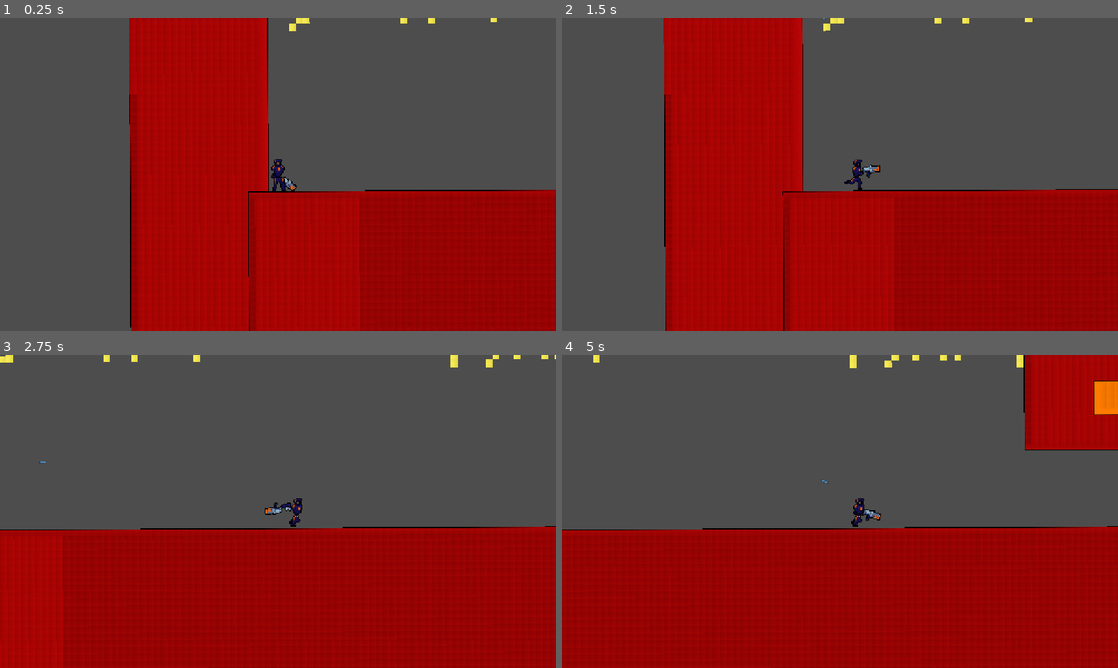
Above: before the commit, frames 1-4 (two rows, left to right).
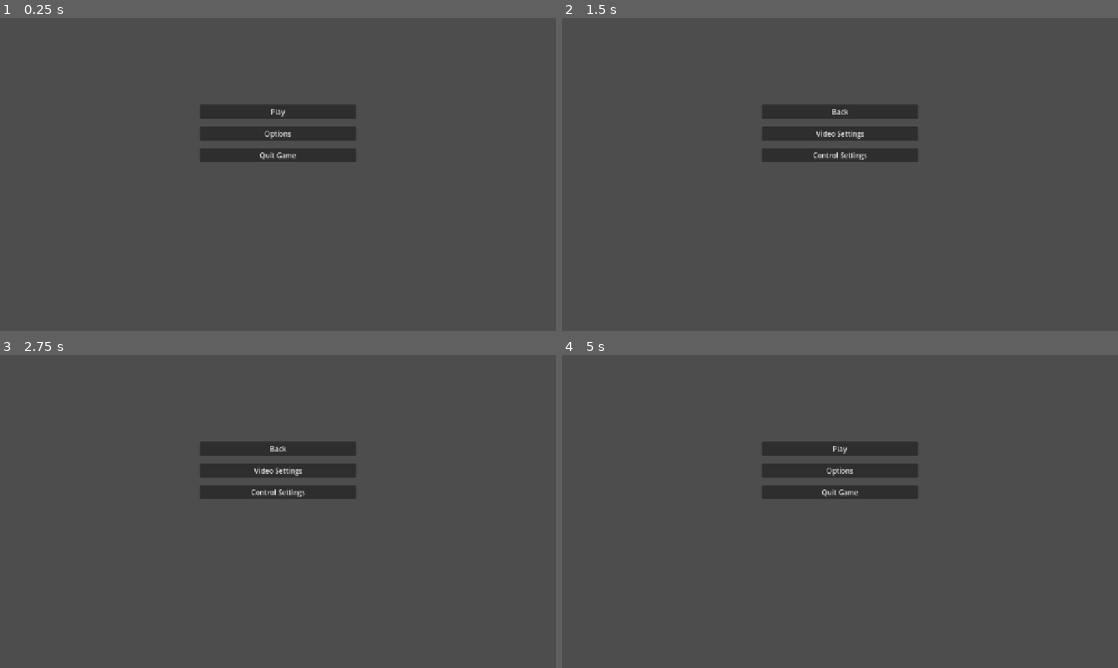
Above: after the commit, the same moments.

Repository: Shynkos/Senior-Design-Project
Game: Godot game, scene res://scenes/Components/start_menu.tscn
Same seed, same stepped clock (60 frames per second), same inputs: the game is played once before the commit and once after it. Before the commit the project starts from res://scenes/Levels/RoomOneTester.tscn. The engine's default icon, where the game draws it, is replaced by a stand-in: a white triangle on a blue panel in a dark square.
Inputs (mouse positions are in pixels of both pictures, inside the frame that each line leads up to):
- Up to frame 1 (0.25 s): no input
- Up to frame 2 (1.5 s): click (840, 133) at 0.5 s, where only the run after the commit has a clickable "Options"; tap Enter at 1.25 s; move the mouse to (962, 158) at 1.27 s; hold D (Move right) from 1.28 s (still down); hold E (Interact) from 1.28 s (still down)
- Up to frame 3 (2.75 s): keep holding D (Move right); tap Space (Jump) at 1.52, 2.27 s; move the mouse to (166, 527) at 2.02 s; release E (Interact) at 2.03 s; click (166, 527) at 2.1 s; tap E (Interact) at 2.3 s
- Up to frame 4 (5 s): move the mouse to (895, 442) at 2.77 s; release D (Move right) at 2.78 s; hold A (Move left) 2.78-3.53 s; hold E (Interact) 2.78-3.53 s; move the mouse to (812, 574) at 3.52 s; hold D (Move right) from 3.53 s (still down); tap E (Interact) at 3.6 s; tap Space (Jump) at 3.77, 4.52 s; move the mouse to (1006, 558) at 4.27 s; hold E (Interact) from 4.28 s (still down); click (1006, 558) at 4.35 s; tap Escape (Pause) at 4.9 s

The runs differ from the first frame. In frame 1, 50% of the frame differs, in the area x 23-100%, y 0-100%; in frame 2, 53%; in frame 3, 49%; in frame 4, 54%, in the area x 0-100%, y 0-100%.
Error before the commit: Invalid access to property or key 'visible' on a base object of type 'null instance'. (res://scenes/Characters/player.gd:19)

Commit message:
Added main menu and functionality, polished the video settings menu

Diff:
--- a/project.godot
+++ b/project.godot
@@ -11,7 +11,7 @@
 [application]
 
 config/name="Metanarratroid"
-run/main_scene="uid://bx61wpuisvudv"
+run/main_scene="uid://dm5yxnc7t8pg8"
 config/features=PackedStringArray("4.5", "Forward Plus")
 config/icon="res://textures/icon.svg"
 
--- a/scenes/Characters/player.gd
+++ b/scenes/Characters/player.gd
@@ -67,10 +67,8 @@
 	$OptionsMenu.visible = visible
 
 
-
 func _on_options_menu_back():
 	$PauseMenu.visible = visible
-
 
 
 func _on_options_menu_controls():
--- a/scenes/Characters/player.tscn
+++ b/scenes/Characters/player.tscn
@@ -1,12 +1,12 @@
 [gd_scene load_steps=26 format=3 uid="uid://cesp8xbn0fvnx"]
 
 [ext_resource type="Script" uid="uid://cujmkd7d5hao1" path="res://scenes/Characters/player.gd" id="1_g2els"]
-[ext_resource type="Texture2D" uid="uid://c532unsw2rpsd" path="res://textures/Placeholder.jpg" id="2_g2els"]
 [ext_resource type="PackedScene" uid="uid://dqtfxmrm5wkfj" path="res://scenes/Components/gun.tscn" id="3_qhqgy"]
 [ext_resource type="Texture2D" uid="uid://bfijwivux4s8m" path="res://textures/player-sprites/player-idle-scaled-5x.png" id="7_np5j3"]
 [ext_resource type="PackedScene" uid="uid://cr4yx7hsy8g63" path="res://scenes/Components/pause_menu.tscn" id="7_smehm"]
 [ext_resource type="Texture2D" uid="uid://72lnyc6io3ap" path="res://textures/player-sprites/player-jump-scaled-5x.png" id="8_myi3t"]
 [ext_resource type="PackedScene" uid="uid://d373lh2hft810" path="res://scenes/Components/options_menu.tscn" id="8_ur7pv"]
+[ext_resource type="PackedScene" uid="uid://bxlfg4olb5wys" path="res://scenes/Components/video_menu.tscn" id="9_np5j3"]
 [ext_resource type="PackedScene" uid="uid://bqbudpl4pyr10" path="res://scenes/Components/controls_menu.tscn" id="9_ur7pv"]
 [ext_resource type="Texture2D" uid="uid://dpww8k7e1acm" path="res://textures/player-sprites/player-run-scaled-5x.png" id="9_vvg2b"]
 
@@ -129,17 +129,11 @@
 "speed": 5.0
 }]
 
-[node name="Player2" type="CharacterBody2D"]
+[node name="Player" type="CharacterBody2D"]
 collision_layer = 5
 collision_mask = 2
 script = ExtResource("1_g2els")
 metadata/_edit_vertical_guides_ = [1225.0]
-
-[node name="PlayerTexture" type="Sprite2D" parent="."]
-visible = false
-position = Vector2(9.536743e-07, 1.9073486e-06)
-scale = Vector2(1.6800001, 5.12)
-texture = ExtResource("2_g2els")
 
 [node name="CollisionShape2D" type="CollisionShape2D" parent="."]
 shape = SubResource("RectangleShape2D_g2els")
@@ -151,6 +145,12 @@
 [node name="Gun" parent="." instance=ExtResource("3_qhqgy")]
 position = Vector2(-15, -14)
 
+[node name="AnimatedSprite2D" type="AnimatedSprite2D" parent="."]
+position = Vector2(1, -3)
+scale = Vector2(0.8, 0.8)
+sprite_frames = SubResource("SpriteFrames_r13nr")
+animation = &"run"
+
 [node name="PauseMenu" parent="." instance=ExtResource("7_smehm")]
 visible = false
 
@@ -160,13 +160,12 @@
 [node name="ControlsMenu" parent="." instance=ExtResource("9_ur7pv")]
 visible = false
 
-[node name="AnimatedSprite2D" type="AnimatedSprite2D" parent="."]
-position = Vector2(1, -3)
-scale = Vector2(0.8, 0.8)
-sprite_frames = SubResource("SpriteFrames_r13nr")
-animation = &"run"
+[node name="VideoMenu" parent="." instance=ExtResource("9_np5j3")]
+visible = false
 
 [connection signal="options" from="PauseMenu" to="." method="_on_pause_menu_options"]
 [connection signal="back" from="OptionsMenu" to="." method="_on_options_menu_back"]
 [connection signal="controls" from="OptionsMenu" to="." method="_on_options_menu_controls"]
+[connection signal="video" from="OptionsMenu" to="." method="_on_options_menu_video"]
 [connection signal="back" from="ControlsMenu" to="." method="_on_controls_menu_back"]
+[connection signal="back" from="VideoMenu" to="." method="_on_video_menu_back"]
--- a/scenes/Components/controls_menu.gd
+++ b/scenes/Components/controls_menu.gd
@@ -8,6 +8,7 @@
 	$"MoveRight".text = InputMap.action_get_events("Move right")[0].as_text()
 	$"MoveLeft".text = InputMap.action_get_events("Move left")[0].as_text()
 	$"Jump".text = InputMap.action_get_events("Jump")[0].as_text()
+	$"Interact".text = InputMap.action_get_events("Interact")[0].as_text()
 
 
 func _ready():
@@ -56,3 +57,7 @@
 
 func _on_jump_pressed():
 	rebind_action("Jump")
+
+
+func _on_interact_pressed() -> void:
+	rebind_action("Interact")
--- a/scenes/Components/controls_menu.tscn
+++ b/scenes/Components/controls_menu.tscn
@@ -113,3 +113,4 @@
 [connection signal="pressed" from="MoveRight" to="." method="_on_move_right_pressed"]
 [connection signal="pressed" from="MoveLeft" to="." method="_on_move_left_pressed"]
 [connection signal="pressed" from="Jump" to="." method="_on_jump_pressed"]
+[connection signal="pressed" from="Interact" to="." method="_on_interact_pressed"]
--- a/scenes/Components/options_menu.gd
+++ b/scenes/Components/options_menu.gd
@@ -1,4 +1,5 @@
 extends CanvasLayer
+
 
 signal back
 signal controls
--- a/scenes/Components/pause_menu.gd
+++ b/scenes/Components/pause_menu.gd
@@ -14,4 +14,4 @@
 
 
 func _on_quit_button_pressed() -> void:
-	get_tree().quit()
+		get_tree().change_scene_to_file("res://scenes/Components/start_menu.tscn")
--- a/scenes/Components/pause_menu.tscn
+++ b/scenes/Components/pause_menu.tscn
@@ -44,7 +44,7 @@
 offset_top = -0.24002075
 offset_right = -0.4800415
 offset_bottom = 0.07998657
-text = "Quit Game"
+text = "Quit to Menu"
 
 [connection signal="pressed" from="Resume Button" to="." method="_on_resume_button_pressed"]
 [connection signal="pressed" from="Options Button" to="." method="_on_options_button_pressed"]
--- /dev/null
+++ b/scenes/Components/start_menu.gd
@@ -0,0 +1,43 @@
+extends CanvasLayer
+
+
+func _process(delta):
+	if Input.is_action_just_pressed("Pause") and !$ControlsMenu.visible and !$VideoMenu.visible:
+		visible = true
+
+
+func _on_resume_button_pressed():
+	visible = !visible
+
+
+func _on_options_button_pressed():
+	visible = !visible
+	$OptionsMenu.visible = !visible
+
+
+func _on_quit_button_pressed():
+	get_tree().quit()
+
+
+func _on_options_menu_back():
+	visible = true
+
+
+func _on_options_menu_controls():
+	$ControlsMenu.visible = true
+
+
+func _on_controls_menu_back():
+	$OptionsMenu.visible = true
+
+
+func _on_video_menu_back():
+	$OptionsMenu.visible = true
+
+
+func _on_options_menu_video():
+	$VideoMenu.visible = true
+
+
+func _on_play_button_pressed():
+	get_tree().change_scene_to_file("res://scenes/Levels/RoomOneTester.tscn")
--- /dev/null
+++ b/scenes/Components/start_menu.tscn
@@ -0,0 +1,68 @@
+[gd_scene load_steps=5 format=3 uid="uid://dm5yxnc7t8pg8"]
+
+[ext_resource type="Script" uid="uid://batr8drh5unao" path="res://scenes/Components/start_menu.gd" id="1_k460v"]
+[ext_resource type="PackedScene" uid="uid://d373lh2hft810" path="res://scenes/Components/options_menu.tscn" id="2_u826s"]
+[ext_resource type="PackedScene" uid="uid://bxlfg4olb5wys" path="res://scenes/Components/video_menu.tscn" id="3_kw17b"]
+[ext_resource type="PackedScene" uid="uid://bqbudpl4pyr10" path="res://scenes/Components/controls_menu.tscn" id="4_afppc"]
+
+[node name="StartMenu" type="CanvasLayer"]
+script = ExtResource("1_k460v")
+
+[node name="Play Button" type="Button" parent="."]
+anchors_preset = -1
+anchor_left = 0.35900003
+anchor_top = 0.27800003
+anchor_right = 0.64100003
+anchor_bottom = 0.32200003
+offset_left = 0.47998047
+offset_top = -0.16001892
+offset_right = -0.4800415
+offset_bottom = 0.15997314
+grow_horizontal = 2
+grow_vertical = 2
+size_flags_horizontal = 4
+size_flags_vertical = 4
+text = "Play"
+icon_alignment = 1
+
+[node name="Options Button" type="Button" parent="."]
+anchors_preset = -1
+anchor_left = 0.35900003
+anchor_top = 0.347
+anchor_right = 0.64100003
+anchor_bottom = 0.39200002
+offset_left = 0.47998047
+offset_top = 0.16000366
+offset_right = -0.4800415
+offset_bottom = -0.24002075
+text = "Options"
+
+[node name="Quit Button" type="Button" parent="."]
+anchors_preset = -1
+anchor_left = 0.35900003
+anchor_top = 0.41700003
+anchor_right = 0.64100003
+anchor_bottom = 0.46100003
+offset_left = 0.47998047
+offset_top = -0.24002075
+offset_right = -0.4800415
+offset_bottom = 0.07998657
+text = "Quit Game"
+
+[node name="OptionsMenu" parent="." instance=ExtResource("2_u826s")]
+visible = false
+
+[node name="VideoMenu" parent="." instance=ExtResource("3_kw17b")]
+visible = false
+
+[node name="ControlsMenu" parent="." instance=ExtResource("4_afppc")]
+visible = false
+
+[connection signal="pressed" from="Play Button" to="." method="_on_play_button_pressed"]
+[connection signal="pressed" from="Options Button" to="." method="_on_options_button_pressed"]
+[connection signal="pressed" from="Quit Button" to="." method="_on_quit_button_pressed"]
+[connection signal="back" from="OptionsMenu" to="." method="_on_options_menu_back"]
+[connection signal="controls" from="OptionsMenu" to="." method="_on_options_menu_controls"]
+[connection signal="video" from="OptionsMenu" to="." method="_on_options_menu_video"]
+[connection signal="back" from="VideoMenu" to="." method="_on_video_menu_back"]
+[connection signal="back" from="ControlsMenu" to="." method="_on_controls_menu_back"]
--- a/scenes/video_menu.gd
+++ b/scenes/Components/video_menu.gd
@@ -1,6 +1,13 @@
 extends CanvasLayer
 
 signal back
+
+
+func _ready():
+	if 	DisplayServer.window_get_vsync_mode() == DisplayServer.VSYNC_ENABLED:
+		$"VSync Toggle".button_pressed  = true
+	if 	DisplayServer.window_get_mode() == DisplayServer.WINDOW_MODE_FULLSCREEN:
+		$"Fullscreen Toggle".button_pressed  = true
 
 
 func _process(delta):
--- a/scenes/video_menu.tscn
+++ b/scenes/Components/video_menu.tscn
@@ -1,6 +1,6 @@
 [gd_scene load_steps=2 format=3 uid="uid://bxlfg4olb5wys"]
 
-[ext_resource type="Script" uid="uid://72w5clgltgjw" path="res://scenes/video_menu.gd" id="1_00mv3"]
+[ext_resource type="Script" uid="uid://72w5clgltgjw" path="res://scenes/Components/video_menu.gd" id="1_00mv3"]
 
 [node name="VideoMenu" type="CanvasLayer"]
 script = ExtResource("1_00mv3")
Not shown, added: scenes/Components/start_menu.gd.uid
Renamed: scenes/video_menu.gd.uid -> scenes/Components/video_menu.gd.uid
Not shown, added: .DS_Store
Not shown, added: scenes/.DS_Store
